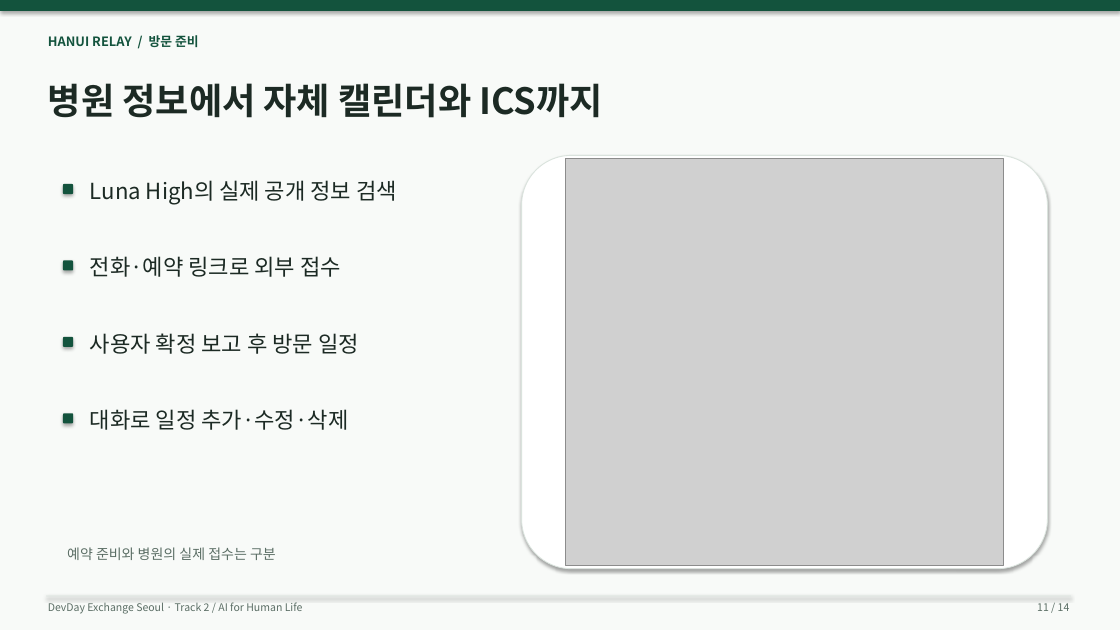
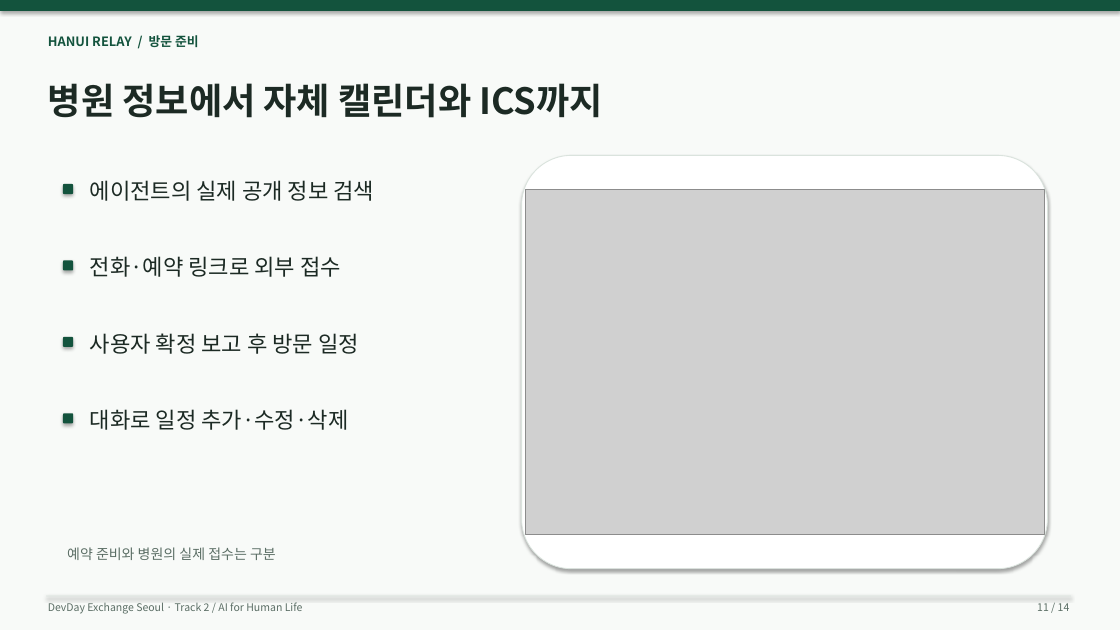
Before and after one commit to wlsalswo14/devday-hanui-relay, a slide deck: slide 11 of presentations/Hanui-Relay-10min.pptx. Drawn at 1120x630 pixels with LibreOffice and Linux fonts; fonts in the diff are those of the drawing; grey boxes stand for pictures. Boxes give left, top, right and bottom in pixels: in the first picture for what was removed or moved away, otherwise in the second. Text is boxed around its words. In the diff, an @@ line names an element or a change of style, - is before the commit and + after.

Commit message:
Unify agent wording and yes-no coaching across both presentation decks

```diff
--- a/presentations/Hanui-Relay-10min.pptx
+++ b/presentations/Hanui-Relay-10min.pptx
@@ text at <box>90,180,375,201</box>: text changed @@
-Luna High의 실제 공개 정보 검색
+에이전트의 실제 공개 정보 검색
@@ picture: place and size @@
-picture at <box>565,159,1003,565</box>
+picture at <box>525,189,1044,534</box>
```
Also in this commit, not shown: 3 other slides changed, 7 other files.
